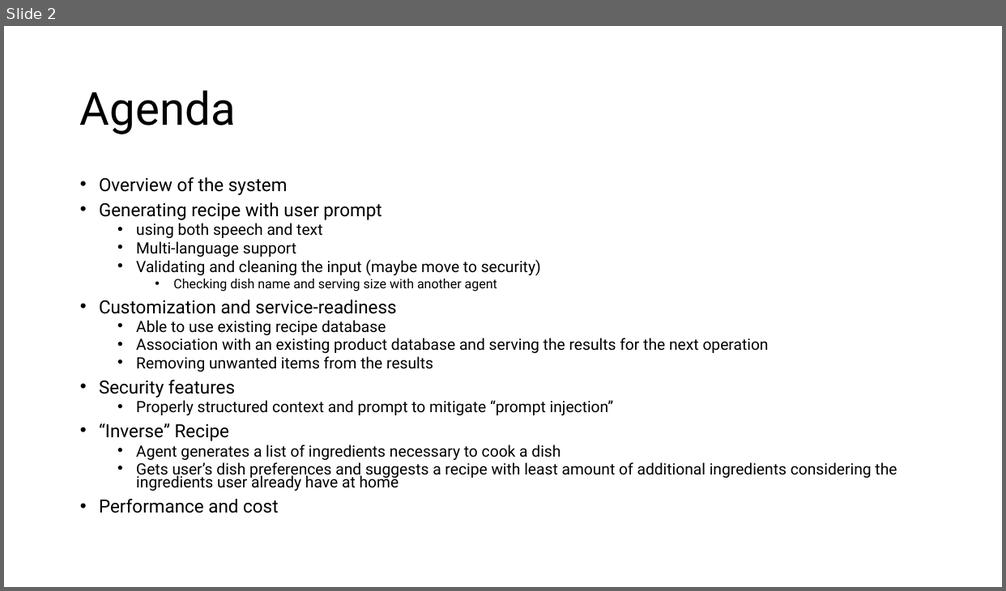
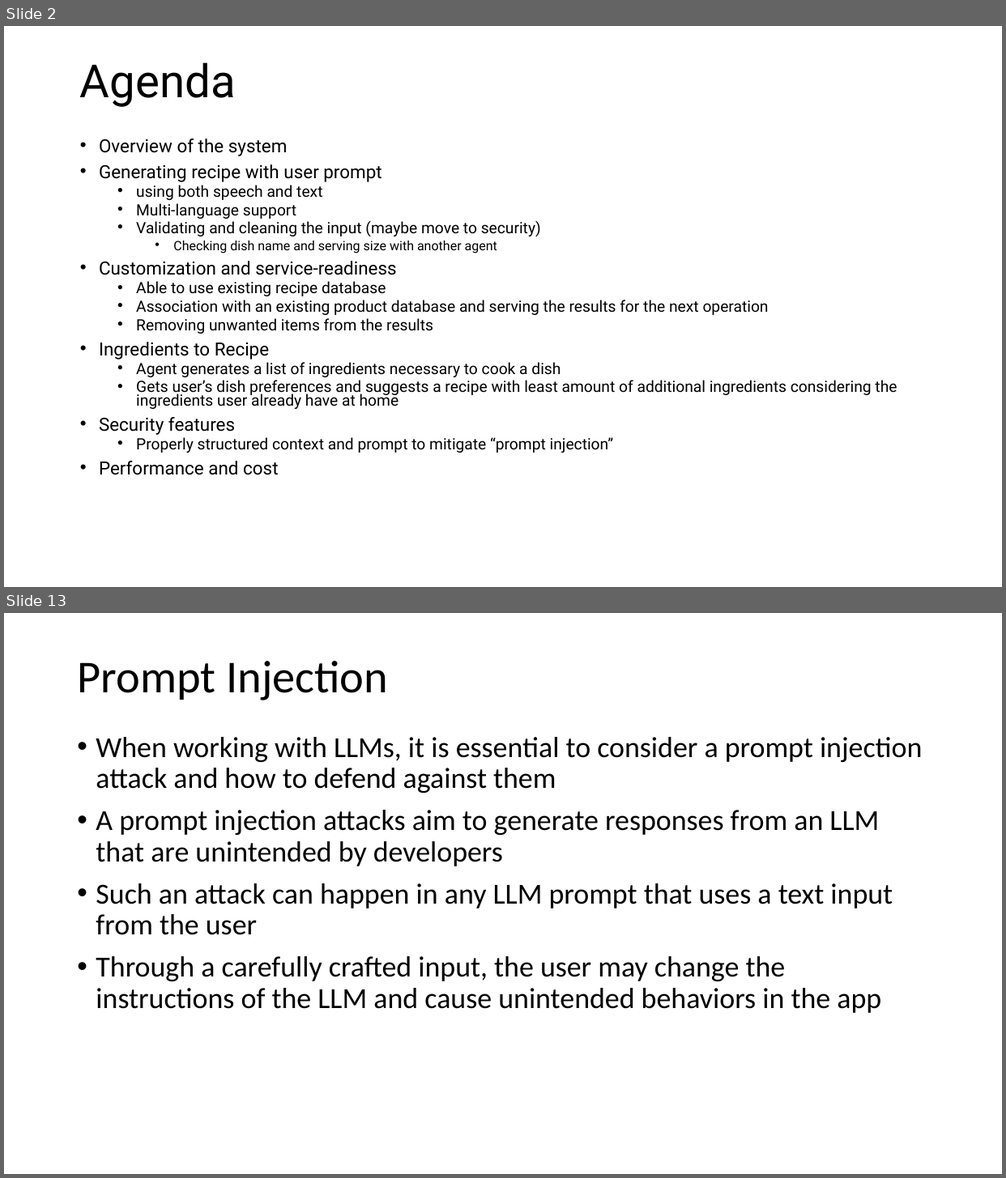
Before and after one commit to deepnetworkgmbh/generative-ai, a slide deck: recipe_generation/Presentation.pptx. Shown one above the other, each under a label of ours: slide 2 before the commit, slides 2 and 13 after it; the slides between them are not shown. The pictures are 1006x591 and 1006x1178 pixels, drawn with LibreOffice and Linux fonts; fonts in the diff are those of the drawing. Boxes give left, top, right and bottom in pixels: in the first picture for what was removed or moved away, otherwise in the second. Text is boxed around its words. In the diff, an @@ line names an element or a change of style, - is before the commit and + after.

```diff
--- a/recipe_generation/Presentation.pptx
+++ b/recipe_generation/Presentation.pptx
@@ slide 13 added at (x1=4, y1=613, x2=1002, y2=1174), background #FFFFFF @@
@@ title added at (x1=77, y1=661, x2=388, y2=700), 44 pt, text #000000 @@
+Prompt Injection
@@ text added at (x1=96, y1=737, x2=922, y2=1013), 28 pt, text #000000 @@
+• When working with LLMs, it is essential to consider a prompt injection attack and how to defend against them
+• A prompt injection attacks aim to generate responses from an LLM that are unintended by developers
+• Such an attack can happen in any LLM prompt that uses a text input from the user
+• Through a carefully crafted input, the user may change the instructions of the LLM and cause unintended behaviors in the app
@@ slide 2 changed as well @@
@@ title "Agenda" moved from (x1=80, y1=90, x2=236, y2=135) to (x1=80, y1=62, x2=236, y2=107) @@
@@ text "Overview of the system" moved from (x1=99, y1=177, x2=897, y2=514) to (x1=99, y1=139, x2=897, y2=476) @@
@@ text at (x1=99, y1=342, x2=897, y2=409): paragraphs added @@
+• Ingredients to Recipe
+  • Agent generates a list of ingredients necessary to cook a dish
+  • Gets user’s dish preferences and suggests a recipe with least amount of additional ingredients considering the ingredients user already have at home
@@ text at (x1=99, y1=424, x2=897, y2=491): paragraphs removed @@
-• “Inverse” Recipe
-  • Agent generates a list of ingredients necessary to cook a dish
-  • Gets user’s dish preferences and suggests a recipe with least amount of additional ingredients considering the ingredients user already have at home
```
Also in this commit, not shown: 13 other slides added, 2 other files.
